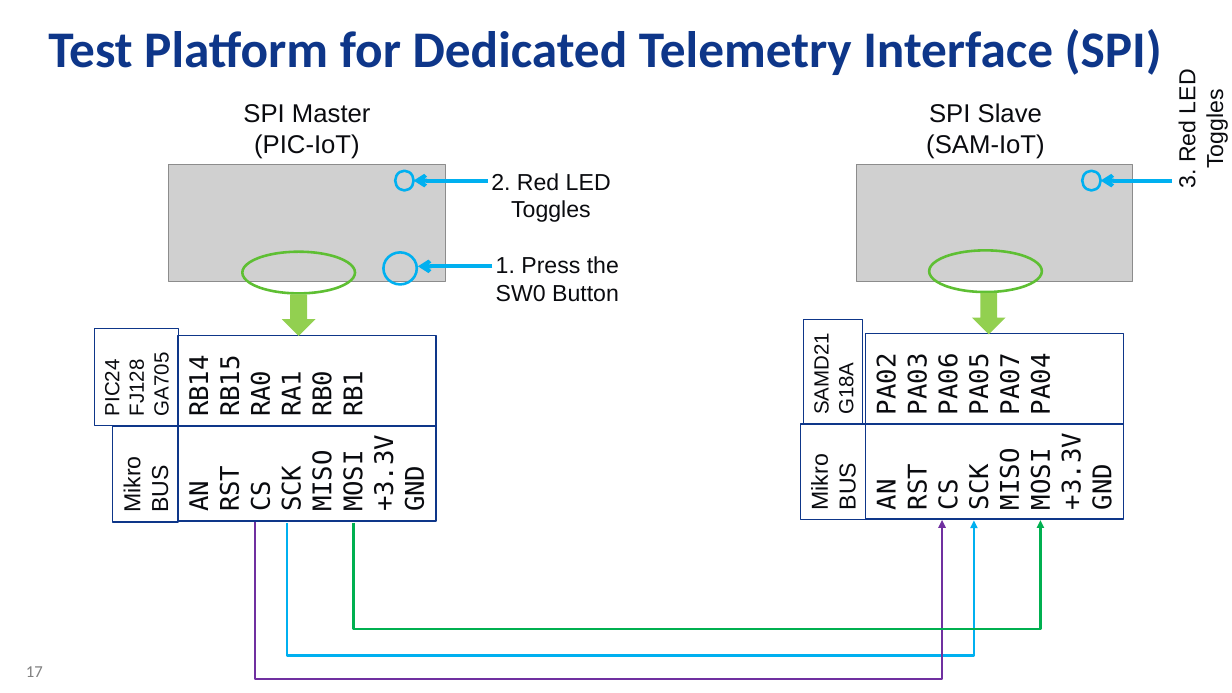
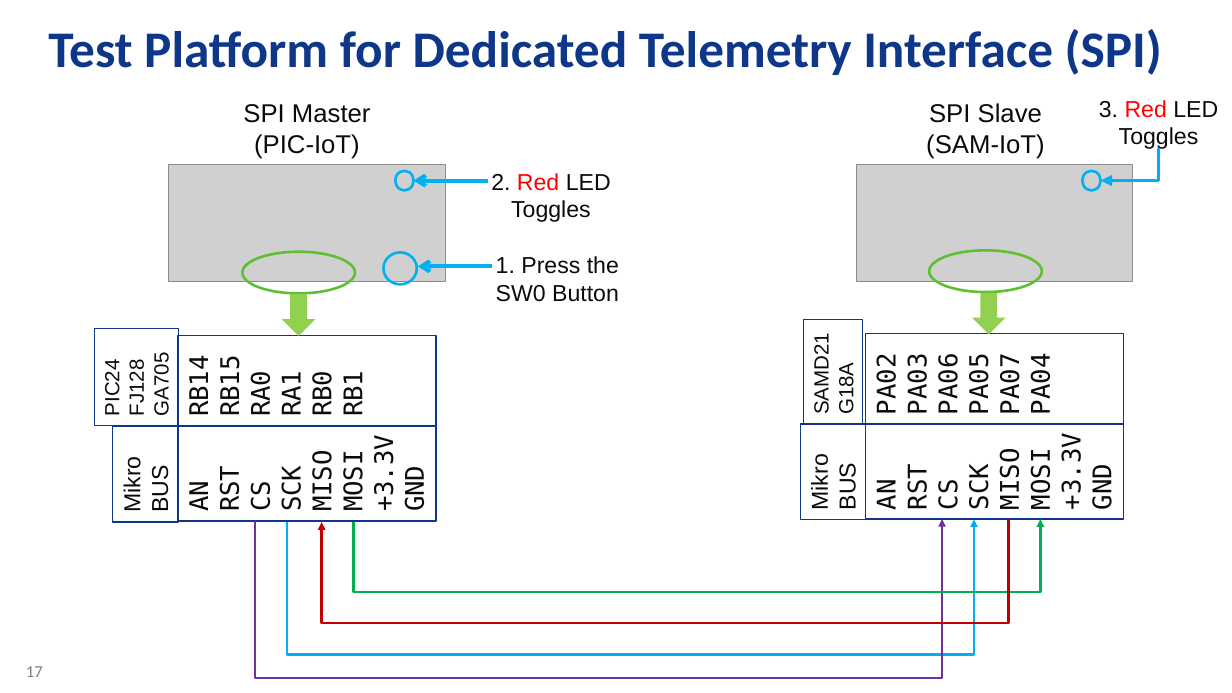
Before and after one commit to Azure-Samples/Microchip-SAM-IoT-Wx, a slide deck: slide 17 of AO-Smith-MSFT-MCHP-r6.pptx. Drawn at 1232x693 pixels with LibreOffice and Linux fonts; fonts in the diff are those of the drawing; grey boxes stand for pictures; background and template pictures are left out. Boxes give left, top, right and bottom in pixels: in the first picture for what was removed or moved away, otherwise in the second. Text is boxed around its words. In the diff, an @@ line names an element or a change of style, - is before the commit and + after.

```diff
--- a/AO-Smith-MSFT-MCHP-r6.pptx
+++ b/AO-Smith-MSFT-MCHP-r6.pptx
@@ text "3. Red LED Toggles": place and size @@
-text "3. Red LED Toggles" at bbox=[1174, 73, 1228, 187]
+text "3. Red LED Toggles" at bbox=[1099, 100, 1218, 150]
@@ text "3. Red LED Toggles" at bbox=[1099, 100, 1218, 150]: text colour #0A0B0F to #FF0000 in "Red"; rotation 270 to 0 degrees @@
@@ elbow arrow added from (1159, 149) to (1101, 180), #00B0F0 3 pt @@
@@ text "2. Red LED Toggles" at bbox=[491, 173, 611, 222]: text colour #0A0B0F to #FF0000 in "Red" @@
@@ arrow removed from (1172, 180) to (1101, 180) @@
@@ elbow arrow (255, 521) - (942, 519): route changed @@
@@ elbow arrow (287, 522) - (974, 519): route changed @@
@@ elbow arrow added from (1008, 519) to (322, 522), #C00000 2 pt @@
@@ elbow arrow (354, 522) - (1041, 519): route changed @@
```
Also in this commit, not shown: 1 other file.
